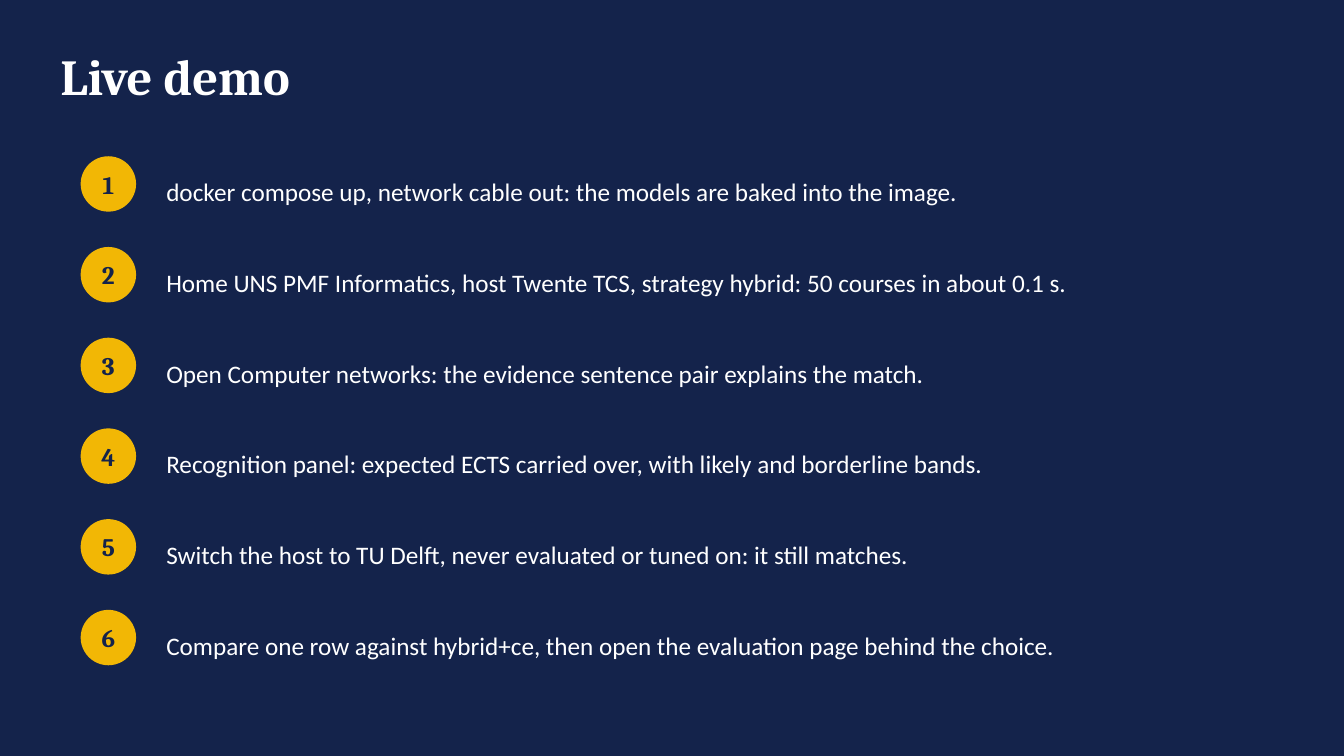
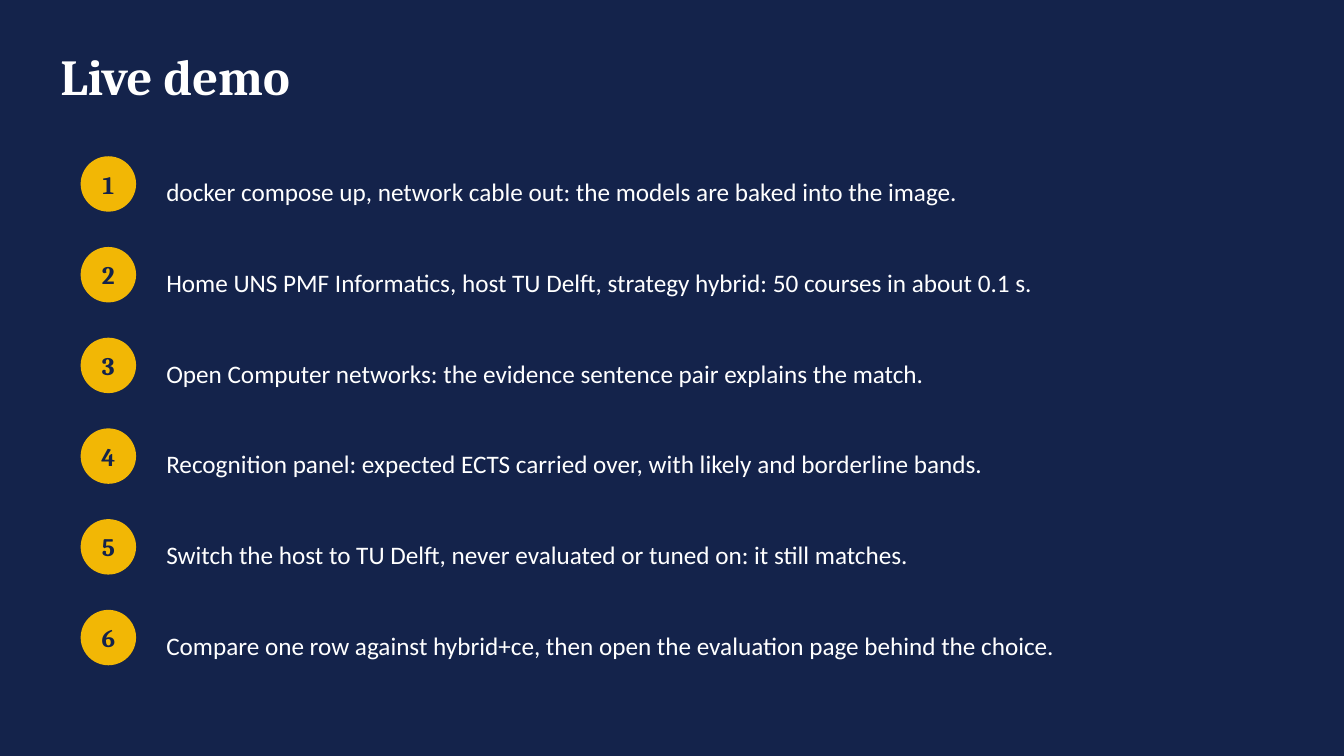
Before and after one commit to aleksandarhorvat/ErasmusGPT, a slide deck: slide 4 of docs/slides/erasmusgpt-defence.pptx. Drawn at 1344x756 pixels with LibreOffice and Linux fonts; fonts in the diff are those of the drawing. Boxes give left, top, right and bottom in pixels: in the first picture for what was removed or moved away, otherwise in the second. Text is boxed around its words. In the diff, an @@ line names an element or a change of style, - is before the commit and + after.

```diff
--- a/docs/slides/erasmusgpt-defence.pptx
+++ b/docs/slides/erasmusgpt-defence.pptx
@@ text at box(166, 274, 1031, 297): text changed @@
-Home UNS PMF Informatics, host Twente TCS, strategy hybrid: 50 courses in about 0.1 s.
+Home UNS PMF Informatics, host TU Delft, strategy hybrid: 50 courses in about 0.1 s.
```
Also in this commit, not shown: 3 other slides changed, 17 other files.
